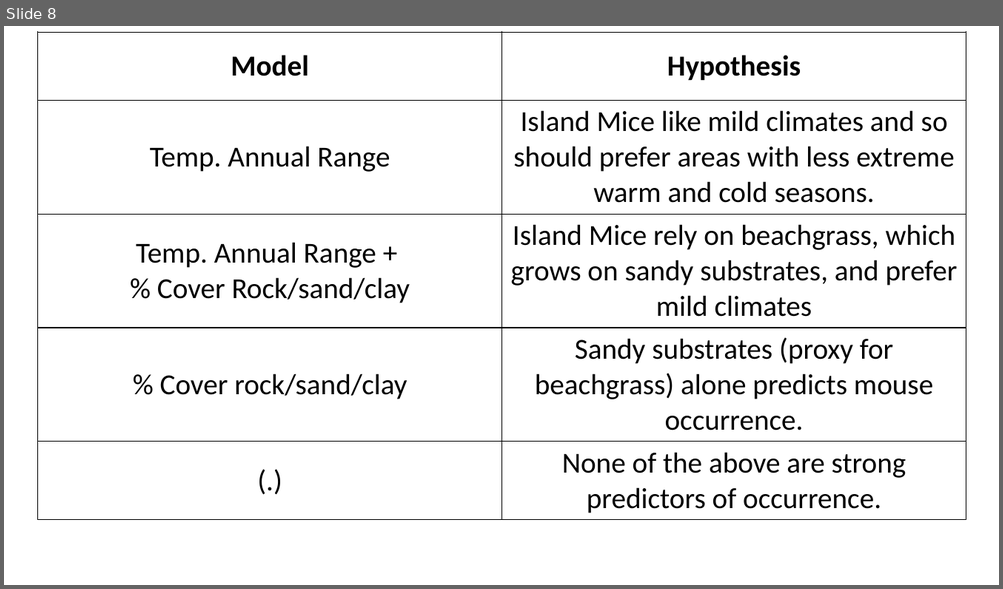
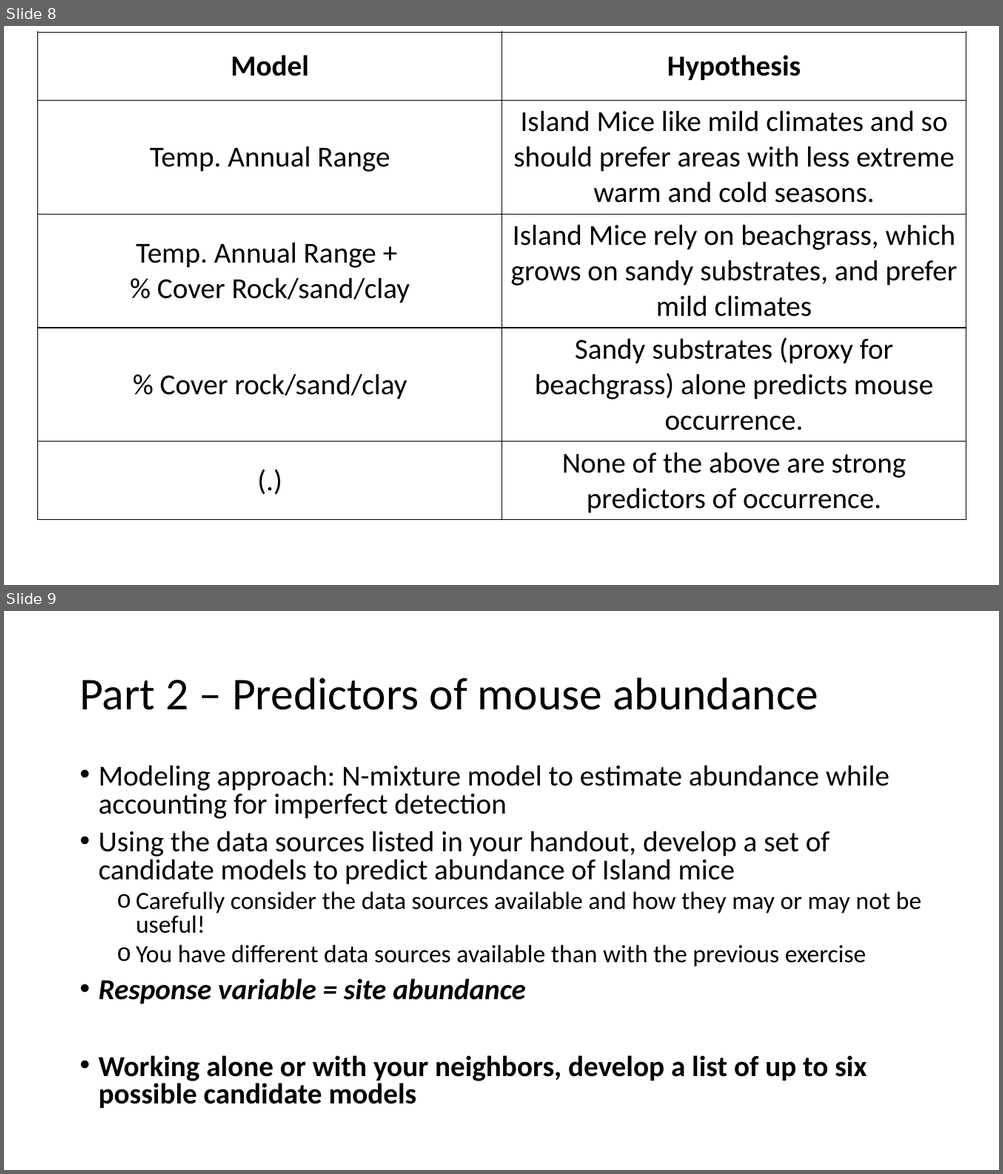
Before and after one commit to annamtucker/ssa-200, a slide deck: static/activities/activity-1.pptx. Shown one above the other, each under a label of ours: slide 8 before the commit, slides 8 and 9 after it. The pictures are 1003x589 and 1003x1174 pixels, drawn with LibreOffice and Linux fonts; fonts in the diff are those of the drawing; background and template pictures are left out. Boxes give left, top, right and bottom in pixels: in the first picture for what was removed or moved away, otherwise in the second. Text is boxed around its words. In the diff, an @@ line names an element or a change of style, - is before the commit and + after.

```diff
--- a/static/activities/activity-1.pptx
+++ b/static/activities/activity-1.pptx
@@ slide 9 added at (x1=4, y1=611, x2=999, y2=1170), background #FFFFFF @@
@@ title added at (x1=79, y1=678, x2=817, y2=710), 44 pt, text #000000 @@
+Part 2 – Predictors of mouse abundance
@@ text added at (x1=99, y1=765, x2=921, y2=1108), 28 pt, text #000000 @@
+• Modeling approach: N-mixture model to estimate abundance while accounting for imperfect detection
+• Using the data sources listed in your handout, develop a set of candidate models to predict abundance of Island mice
+  o Carefully consider the data sources available and how they may or may not be useful!
+  o You have different data sources available than with the previous exercise
+• Response variable = site abundance
+• Working alone or with your neighbors, develop a list of up to six possible candidate models
```
Also in this commit, not shown: 1 slide changed, 4 other slides added, 2 other files.
